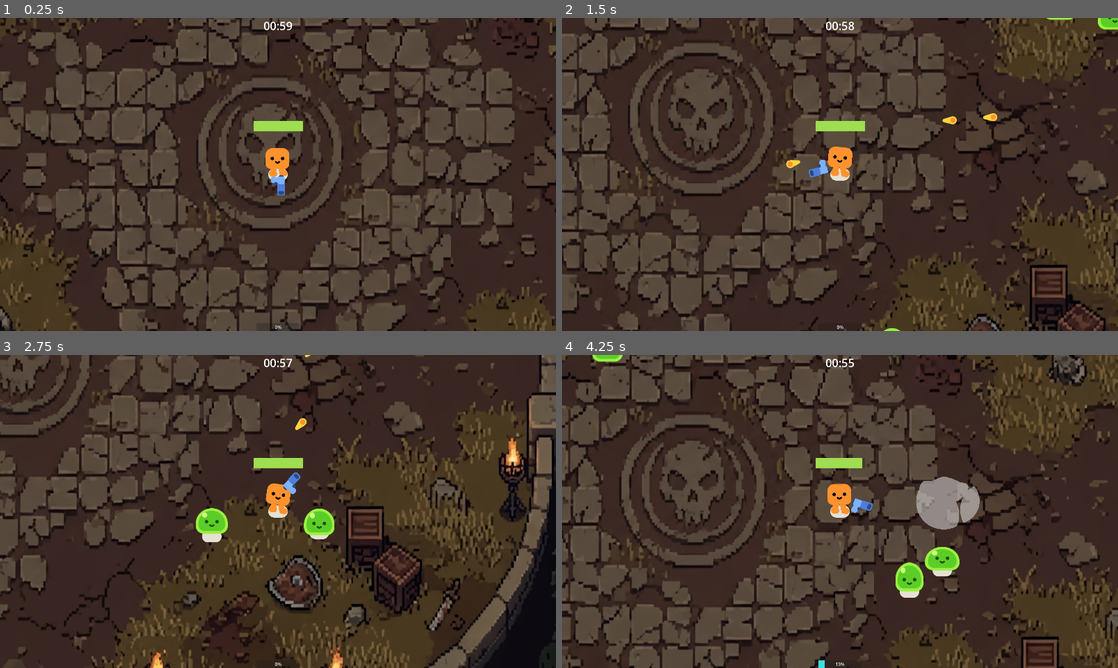
Above: before the commit, frames 1-4 (two rows, left to right).
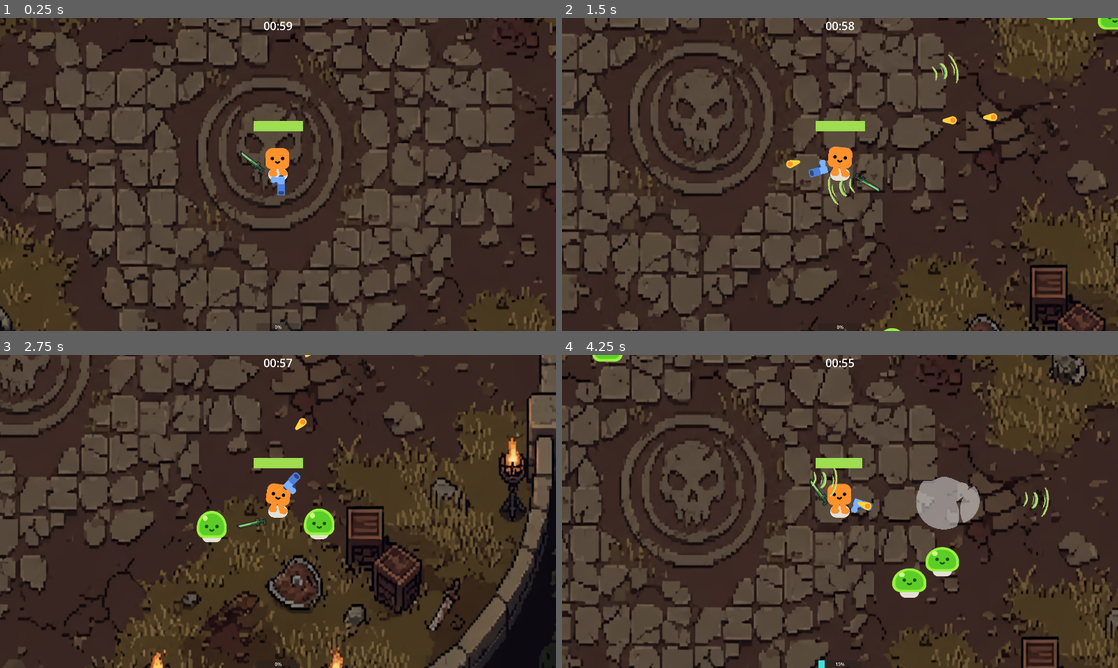
Above: after the commit, the same moments.

Repository: Teo5-cys/Game_Jam_Taka.sqr
Game: Godot game, scene res://survivors_game.tscn
Two runs of this game, one before a commit and one after it. Both use one fixed random seed, a clock stepped at 60 frames per second and the inputs below.
Inputs (mouse positions are in pixels of both pictures, inside the frame that each line leads up to):
- Up to frame 1 (0.25 s): no input
- Up to frame 2 (1.5 s): move the mouse to (962, 158) at 0.52 s; hold D (move_right) 0.53-1.28 s; move the mouse to (728, 190) at 1.27 s; hold S (move_down) from 1.28 s (still down)
- Up to frame 3 (2.75 s): move the mouse to (333, 442) at 2.02 s; release S (move_down) at 2.03 s; hold D (move_right) from 2.03 s (still down)
- Up to frame 4 (4.25 s): move the mouse to (812, 574) at 2.77 s; release D (move_right) at 2.78 s; hold W (move_up) 2.78-3.53 s; move the mouse to (1006, 558) at 3.52 s; hold A (move_left) from 3.53 s (still down)

The runs differ from the first frame. In frame 1, less than 0.1% of the frame differs, in the area x 43-48%, y 42-50%; in frame 2, 0.3%; in frame 3, 0.4%; in frame 4, 0.7%, in the area x 44-88%, y 36-76%.

Commit message:
kusanagi added

Diff:
--- /dev/null
+++ b/bull_kusanagi.gd
@@ -0,0 +1,19 @@
+extends Area2D
+
+var damage: int = 1
+var travelled_distance = 0
+
+func _physics_process(delta):
+	const SPEED = 1500
+	const RANGE = 800
+
+	position += Vector2.RIGHT.rotated(rotation) * SPEED * delta
+
+	travelled_distance += SPEED * delta
+	if travelled_distance > RANGE:
+		queue_free()
+
+func _on_body_entered(body):
+	queue_free()
+	if body.has_method("take_damage"):
+		body.take_damage(damage)
--- /dev/null
+++ b/bull_kusanagi.tscn
@@ -0,0 +1,27 @@
+[gd_scene format=3 uid="uid://c87kmi1saoo32"]
+
+[ext_resource type="Script" uid="uid://csau72u6hf3dv" path="res://bull_kusanagi.gd" id="1_6m3gd"]
+[ext_resource type="Texture2D" uid="uid://bp3uc5bs042ck" path="res://Green Effect and Bullet 16x16.png" id="2_nub8g"]
+
+[sub_resource type="CircleShape2D" id="CircleShape2D_nub8g"]
+radius = 13.038404
+
+[node name="bull_kusanagi" type="Area2D" unique_id=336674534]
+top_level = true
+collision_layer = 0
+collision_mask = 3
+monitorable = false
+script = ExtResource("1_6m3gd")
+
+[node name="CollisionShape2D" type="CollisionShape2D" parent="." unique_id=1998346021]
+position = Vector2(2, -8)
+shape = SubResource("CircleShape2D_nub8g")
+
+[node name="GreenEffectAndBullet16x16" type="Sprite2D" parent="." unique_id=579064272]
+position = Vector2(-1, -8)
+scale = Vector2(0.55454546, 1)
+texture = ExtResource("2_nub8g")
+region_enabled = true
+region_rect = Rect2(158.62286, 49.11133, 55.261993, 31.046066)
+
+[connection signal="body_entered" from="." to="." method="_on_body_entered"]
--- /dev/null
+++ b/kusanagi.gd
@@ -0,0 +1,18 @@
+extends Area2D
+
+@onready var player = get_node("/root/Player")
+
+func _process(_delta):
+	look_at(get_global_mouse_position())
+
+func shoot():
+	const BULLET = preload("res://bull_kusanagi.tscn")
+	var new_bullet = BULLET.instantiate()
+	new_bullet.global_transform = %ShootingPoint.global_transform
+	#new_bullet.damage = player.strength
+	get_tree().root.add_child(new_bullet)
+
+func _on_timer_timeout() -> void:
+	shoot()
+
+@export var bullet_scene: PackedScene
--- /dev/null
+++ b/kusanagi.tscn
@@ -0,0 +1,44 @@
+[gd_scene format=3 uid="uid://ccf80uiykqbrp"]
+
+[ext_resource type="Script" uid="uid://cci4u4xm6pymk" path="res://kusanagi.gd" id="1_51ud8"]
+[ext_resource type="Texture2D" uid="uid://lf0olokiw2ca" path="res://32x32_PixelWeapons_Free.png" id="2_fy770"]
+
+[sub_resource type="CircleShape2D" id="CircleShape2D_nthgb"]
+radius = 426.78568
+
+[node name="kusanagi" type="Area2D" unique_id=941152522]
+rotation = 0.09685443
+collision_layer = 0
+collision_mask = 2
+monitorable = false
+script = ExtResource("1_51ud8")
+
+[node name="CollisionShape2D" type="CollisionShape2D" parent="." unique_id=610048026]
+position = Vector2(-77.327896, -30.665874)
+shape = SubResource("CircleShape2D_nthgb")
+
+[node name="WeaponPivot" type="Marker2D" parent="." unique_id=1495600283]
+position = Vector2(-53.275257, -20.94629)
+gizmo_extents = 47.7
+
+[node name="Timer" type="Timer" parent="." unique_id=633816227]
+wait_time = 0.352
+autostart = true
+
+[node name="32x32PixelWeaponsFree" type="Sprite2D" parent="." unique_id=1158328544]
+position = Vector2(-87.90242, -42.09184)
+rotation = -0.09065501
+scale = Vector2(3.7189476, 3.478979)
+texture = ExtResource("2_fy770")
+flip_h = true
+region_enabled = true
+region_rect = Rect2(0.4680786, 257.84006, 28.562393, 29.18332)
+
+[node name="ShootingPoint" type="Marker2D" parent="32x32PixelWeaponsFree" unique_id=1993003497]
+unique_name_in_owner = true
+show_behind_parent = true
+position = Vector2(-4.0797973, -3.6808739)
+rotation = -0.055623345
+gizmo_extents = 30.6
+
+[connection signal="timeout" from="Timer" to="." method="_on_timer_timeout"]
--- a/player.tscn
+++ b/player.tscn
@@ -3,6 +3,7 @@
 [ext_resource type="Script" uid="uid://bjpua3hfywlnl" path="res://player.gd" id="1_73bic"]
 [ext_resource type="PackedScene" uid="uid://pbmyh1qru7p" path="res://characters/happy_boo/happy_boo.tscn" id="2_bl5ih"]
 [ext_resource type="PackedScene" uid="uid://cphcr81upg72i" path="res://gun.tscn" id="3_bt0kc"]
+[ext_resource type="PackedScene" uid="uid://ccf80uiykqbrp" path="res://kusanagi.tscn" id="3_hqtel"]
 
 [sub_resource type="RectangleShape2D" id="RectangleShape2D_csncd"]
 size = Vector2(66, 38)
@@ -24,6 +25,8 @@
 shape = SubResource("RectangleShape2D_csncd")
 
 [node name="Camera2D" type="Camera2D" parent="." unique_id=473099899]
+
+[node name="kusanagi" parent="." unique_id=941152522 instance=ExtResource("3_hqtel")]
 
 [node name="Gun" parent="." unique_id=1561364329 instance=ExtResource("3_bt0kc")]
 position = Vector2(0, -40)
Binary file added: 32x32_PixelWeapons_Free.png
Not shown, added: 32x32_PixelWeapons_Free.png.import
Binary file added: Green Effect and Bullet 16x16.png
Not shown, added: Green Effect and Bullet 16x16.png.import
Not shown, added: bull_kusanagi.gd.uid
Not shown, added: kusanagi.gd.uid
